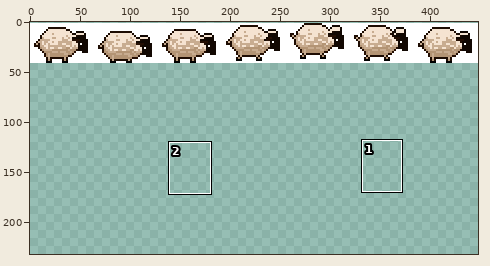
File history of a sprite sheet, sprites/sheep.png. Above: a wide view before the commit, with the close-up outlined.
Close-up. The starting point:
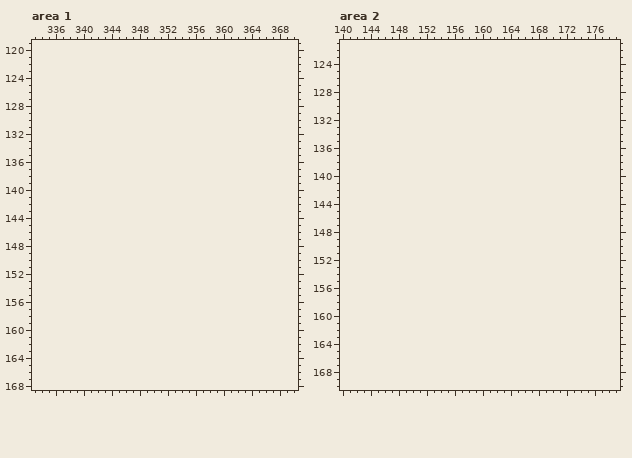
The file is 448x40 pixels. Shown: area 1: x 333..370, y 119..168; area 2: x 140..179, y 121..170. The old version is drawn lined up with the new one, on the new canvas. The commit also changed other parts of the picture, which this record leaves out.
Palette (. is transparent): 
After the commit:
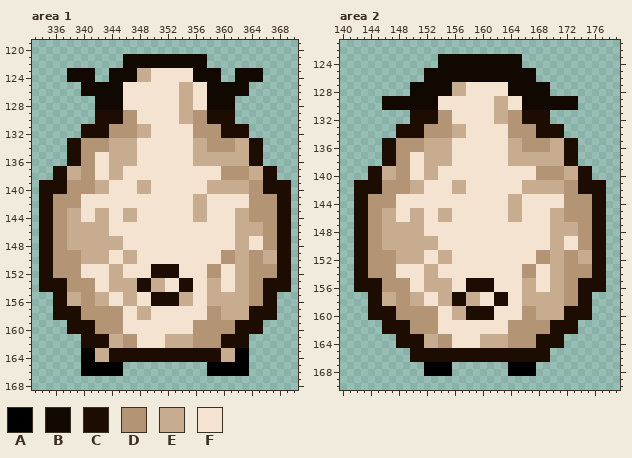
Colours new in this view: A #000000  B #120802  C #1d0c02  D #b39474  E #c8ac90  F #f5e3d1
Edits made:
canvas 448x40 -> 448x232, the old top-left corner now at 0,1
Area 1:
y 121..122: x 346..357 ............ -> BBBBBBBBBBBB
y 123..124: x 338..341 .... -> BBBB; x 344..359 ................ -> BBBBEEFFFFFFBBBB; x 362..365 .... -> BBBB
y 125..126: x 340..363 ........................ -> BBBBBBFFFFFFFFEEFFBBBBBB
y 127..128: x 342..361 .................... -> BBBBFFFFFFFFEEFFBBBB
y 129..130: x 342..361 .................... -> CCCCDDFFFFFFEEDDCCCC
y 131..132: x 340..363 ........................ -> CCCCDDDDEEFFFFFFDDDDCCCC
y 133..134: x 338..365 ............................ -> CCDDDDEEEEFFFFFFFFEEDDDDEECC
y 135..136: x 338..365 ............................ -> CCDDFFEEEEFFFFFFFFEEEEEEEECC
y 137..138: x 336..367 ................................ -> CCEEDDFFEEFFFFFFFFFFFFFFDDDDEECC
y 139..140: x 334..369 .................................... -> CCCCDDDDEEFFFFEEFFFFFFFFEEEEEEDDCCCC
y 141..142: x 334..369 .................................... -> CCDDDDFFFFFFFFFFFFFFFFEEFFFFFFDDDDCC
y 143..144: x 334..369 .................................... -> CCDDEEFFEEFFEEFFFFFFFFEEFFFFEEDDDDCC
y 145..146: x 334..369 .................................... -> CCDDEEEEEEFFFFFFFFFFFFFFFFFFEEEEDDCC
y 147..148: x 334..369 .................................... -> CCDDEEEEEEEEFFFFFFFFFFFFFFFFEEFFDDCC
y 149..150: x 334..369 .................................... -> CCDDDDEEEEFFEEFFFFFFFFFFFFDDEEDDEECC
y 151..152: x 334..369 .................................... -> CCDDDDFFFFEEFFFFCCCCFFFFDDFFEEDDDDCC
y 153..154: x 334..369 .................................... -> CCCCDDDDFFEEEECCEEFFCCFFEEFFEEDDCCCC
y 155..156: x 336..367 ................................ -> CCEEDDEEFFEEFFCCCCEEFFEEEEEEDDCC
y 157..158: x 336..367 ................................ -> CCCCDDDDDDFFEEFFFFFFFFDDEEEECCCC
y 159..160: x 338..365 ............................ -> CCCCDDDDFFFFFFFFFFDDDDDDCCCC
y 161..162: x 340..363 ........................ -> CCCCEEDDFFFFEEEEDDDDCCCC
y 163..164: x 340..363 ........................ -> AAEECCCCCCCCCCCCCCCCEEAA
y 165..166: x 340..345 ...... -> AAAAAA; x 358..363 ...... -> AAAAAA
Area 2:
y 123..124: x 154..165 ............ -> BBBBBBBBBBBB
y 125..126: x 152..167 ................ -> BBBBBBBBBBBBBBBB
y 127..128: x 150..169 .................... -> BBBBBBEEFFFFFFBBBBBB
y 129..130: x 146..173 ............................ -> BBBBBBBBFFFFFFFFEEFFBBBBBBBB
y 131..132: x 150..169 .................... -> CCCCDDFFFFFFEEDDCCCC
y 133..134: x 148..171 ........................ -> CCCCDDDDEEFFFFFFDDDDCCCC
y 135..136: x 146..173 ............................ -> CCDDDDEEEEFFFFFFFFEEDDDDEECC
y 137..138: x 146..173 ............................ -> CCDDFFEEEEFFFFFFFFEEEEEEEECC
y 139..140: x 144..175 ................................ -> CCEEDDFFEEFFFFFFFFFFFFFFDDDDEECC
y 141..142: x 142..177 .................................... -> CCCCDDDDEEFFFFEEFFFFFFFFEEEEEEDDCCCC
y 143..144: x 142..177 .................................... -> CCDDDDFFFFFFFFFFFFFFFFEEFFFFFFDDDDCC
y 145..146: x 142..177 .................................... -> CCDDEEFFEEFFEEFFFFFFFFEEFFFFEEDDDDCC
y 147..148: x 142..177 .................................... -> CCDDEEEEEEFFFFFFFFFFFFFFFFFFEEEEDDCC
y 149..150: x 142..177 .................................... -> CCDDEEEEEEEEFFFFFFFFFFFFFFFFEEFFDDCC
y 151..152: x 142..177 .................................... -> CCDDDDEEEEFFEEFFFFFFFFFFFFDDEEDDEECC
y 153..154: x 142..177 .................................... -> CCDDDDFFFFEEFFFFFFFFFFFFDDFFEEDDDDCC
y 155..156: x 142..177 .................................... -> CCCCDDDDFFEEEEFFCCCCFFFFEEFFEEDDCCCC
y 157..158: x 144..175 ................................ -> CCEEDDEEFFEECCEEFFCCFFEEEEEEDDCC
y 159..160: x 144..175 ................................ -> CCCCDDDDDDFFEECCCCFFFFDDEEEECCCC
y 161..162: x 146..173 ............................ -> CCCCDDDDFFFFFFFFFFDDDDDDCCCC
y 163..164: x 148..171 ........................ -> CCCCEEDDFFFFEEEEDDDDCCCC
y 165..166: x 150..169 .................... -> CCCCCCCCCCCCCCCCCCCC
y 167..168: x 152..155 .... -> AAAA; x 164..167 .... -> AAAA
